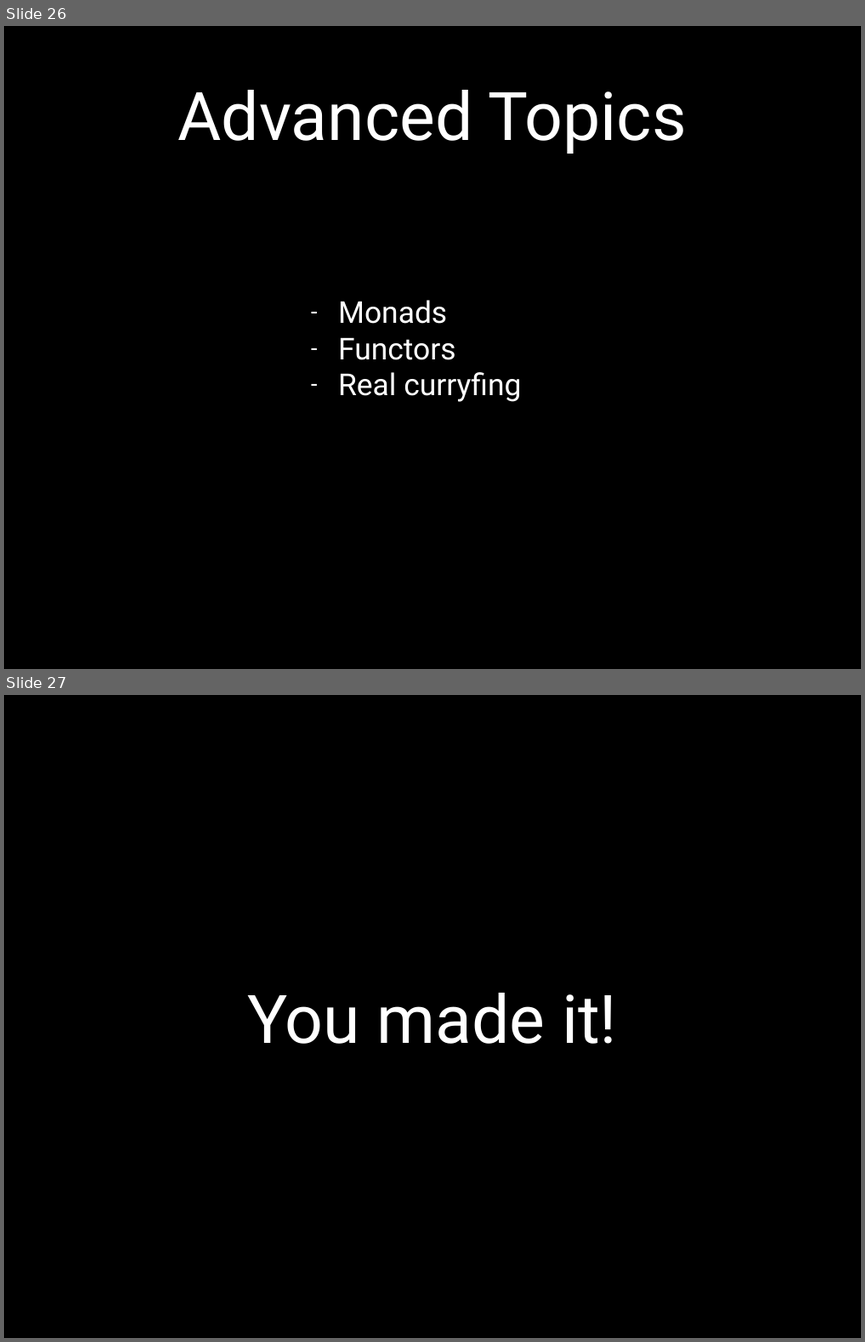
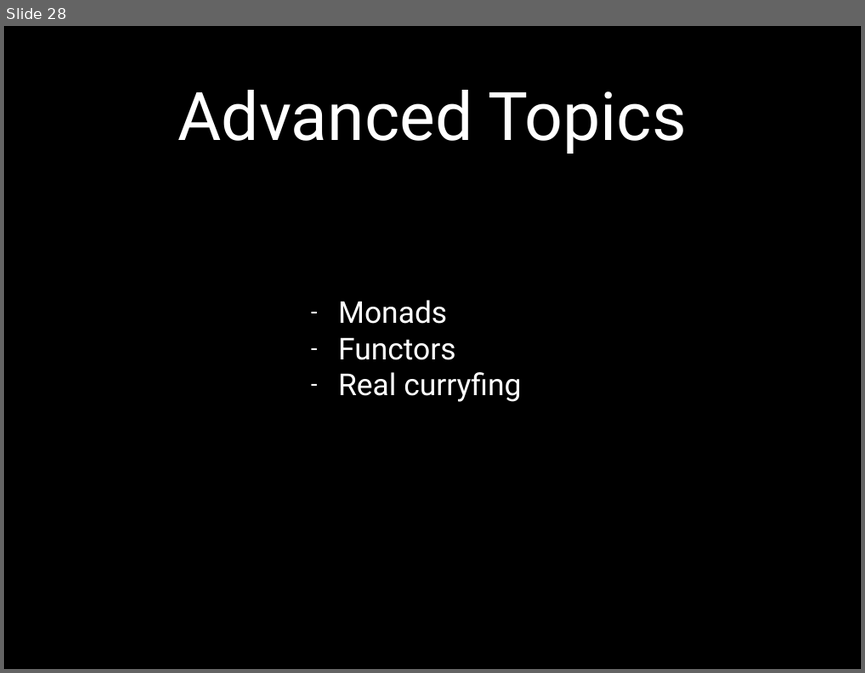
Before and after one commit to EduRomoGO/functional-js-lesson, a slide deck: FunctionalJs.pptx. Shown one above the other, each under a label of ours: slides 26 and 27 before the commit, slide 28 after it. The pictures are 865x1342 and 865x673 pixels, drawn with LibreOffice and Linux fonts; fonts in the diff are those of the drawing. Boxes give left, top, right and bottom in pixels: in the first picture for what was removed or moved away, otherwise in the second. Text is boxed around its words. In the diff, an @@ line names an element or a change of style, - is before the commit and + after.

```diff
--- a/FunctionalJs.pptx
+++ b/FunctionalJs.pptx
@@ slide 27 removed at (x1=4, y1=695, x2=861, y2=1338), background #000000 @@
@@ title removed at (x1=247, y1=993, x2=617, y2=1043) @@
-You made it!
@@ what was slide 26 is now slide 28 @@
```
Also in this commit, not shown: 3 slides changed, 3 slides added, 1 other file.
